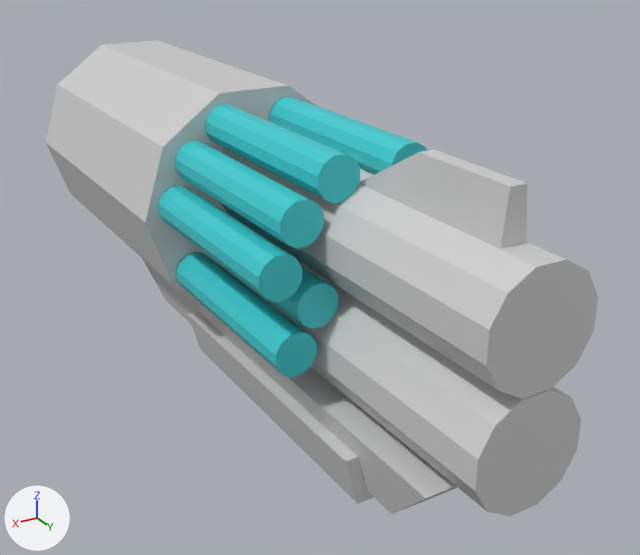
What one commit did to the COLLADA model My Projects/main/game/content/xa/notc/core/shapes/sg1/image/p1/shape.fp.dae.
One viewpoint serves both versions: a camera (50 mm lens) standing at (0.134, 0.538, 0.197) and looking at (-0.026, 0.272, 0.064). Lighting does not change. The marker at lower left points along +X, +Y and +Z.

The scene before the commit, as lines of its bpy script (objects in view):
```python
ob_lod100_c_lod100 = bpy.data.objects.new('LOD100_C_LOD100', me_cylinder_011)
ob_lod100_c_lod100.parent = ob_shape
ob_lod100_c_lod100.location = (-0.141, 5.623, 1.464)
ob_lod100_c_lod100.rotation_euler = (1.571, 1.1, 0.0)  # degrees (90, 63, 0)
ob_lod100_c_lod100.scale = (-0.706, 0.706, 1.35)
ob_lod100_d_lod100 = bpy.data.objects.new('LOD100_D_LOD100', me_cylinder_025)
ob_lod100_d_lod100.parent = ob_shape
ob_lod100_d_lod100.location = (-0.141, 5.388, 1.645)
ob_lod100_d_lod100.rotation_euler = (1.571, 1.1, 0.0)  # degrees (90, 63, 0)
ob_lod100_d_lod100.scale = (-0.706, 0.706, 1.67)
ob_lod100_e_lod100 = bpy.data.objects.new('LOD100_E_LOD100', me_cylinder_031)
ob_lod100_e_lod100.parent = ob_shape
ob_lod100_e_lod100.location = (-0.14, 6.468, 0.505)
ob_lod100_e_lod100.rotation_euler = (-1.571, 1.309, 0.0)  # degrees (-90, 75, 0)
ob_lod100_e_lod100.scale = (0.602, 0.602, -1.09)
ob_lod100_f_lod100 = bpy.data.objects.new('LOD100_F_LOD100', me_cylinder_000)
ob_lod100_f_lod100.parent = ob_shape
ob_lod100_f_lod100.location = (-0.141, 8.1, 1.753)
ob_lod100_f_lod100.rotation_euler = (1.571, 0.0, 0.0)  # degrees (90, 0, 0)
ob_lod100_f_lod100.scale = (-0.389, 0.389, 0.542)
ob_lod100_g_lod100 = bpy.data.objects.new('LOD100_G_LOD100', me_cylinder_005)
ob_lod100_g_lod100.parent = ob_shape
ob_lod100_g_lod100.location = (-0.142, 7.816, 1.958)
ob_lod100_g_lod100.rotation_euler = (-1.571, 1.309, 0.0)  # degrees (-90, 75, 0)
ob_lod100_g_lod100.scale = (0.263, 0.263, -0.366)
# me_cylinder_025
# before: 0 (-0.88, -0.93, -1.91), 1 (-1.38, -1.05, -1.62), 2 (-1.27, -0.16, -1.91) at pixel (425, 498), 3 (-1.66, -0.5, -1.62) at pixel (391, 514), 6 (-1.66, -0.5, -0.83)
# before: 7 (-1.38, -1.05, -0.83), 8 (-0.88, -0.93, -0.83), 9 (-1.27, -0.16, -0.83)
# also in view: 'LOD100_BARRELS_LOD100' at (-0.009, 0.292, 0.096)
```
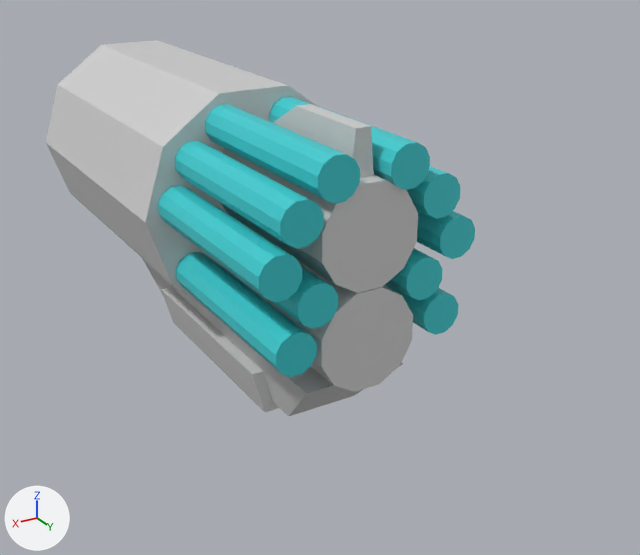
Commit message: Work on p1 SG1 image shapes.

Where the change shows, as pixel boxes [x1, y1, x2, y2] in the pictures (640 x 555 px):
'LOD100_F_LOD100', mesh rescaled (47% narrower, 34% shorter)
    before: [217, 148, 598, 516]
    after: [217, 148, 418, 392]
'LOD100_G_LOD100', moved
    before: [359, 150, 528, 249]
    after: [273, 104, 374, 178]
'LOD100_D_LOD100', reshaped
    before: [142, 258, 458, 514]
    after: [142, 258, 403, 416]
'LOD100_E_LOD100', mesh rescaled, moved
    before: [188, 312, 374, 504]
    after: [161, 287, 279, 412]

The change, as a diff of the scene's bpy script:
```diff
--- a/My Projects/main/game/content/xa/notc/core/shapes/sg1/image/p1/shape.fp.dae.py
+++ b/My Projects/main/game/content/xa/notc/core/shapes/sg1/image/p1/shape.fp.dae.py
@@ me_cylinder_031 @@
 me_cylinder_031.from_pydata(...)  # 8 vertices, 12 faces; spans x -0.39..0.31, y -0.62..0.49, z -1.22..1.22
 # used by ob_lod100_e_lod100; parent = ob_shape; location = (-0.14, 6.468, 0.505); rotation_euler = (-1.571, 1.309, 0.0), in degrees (-90, 75, 0); scale = (0.602, 0.602, -1.09)
+# me_cylinder_031 part 1: the whole mesh is scaled about its middle by (1, 1, 0.726), then moved by (0.0, 0.0, 0.33)
 me_cylinder_031.materials.append(mat_xa_notc_core_shapes_sg1_image_p1_mat1)
@@ me_cylinder_025 @@
 me_cylinder_025.from_pydata(...)  # 12 vertices, 18 faces; spans x -1.66..-0.88, y -1.05..-0.16, z -1.91..1.06
 # used by ob_lod100_d_lod100; parent = ob_shape; location = (-0.141, 5.388, 1.645); rotation_euler = (1.571, 1.1, 0.0), in degrees (90, 63, 0); scale = (-0.706, 0.706, 1.67)
+# me_cylinder_025 part 2
+for i in [*range(6, 10)]: me_cylinder_025.vertices[i].co += Vector((0.0, 0.0, 0.69))
+for i in [*range(0, 4)]: me_cylinder_025.vertices[i].co += Vector((0.0, 0.0, 0.84))
 me_cylinder_025.materials.append(mat_xa_notc_core_shapes_sg1_image_p1_mat1)
@@ me_cylinder_000 @@
 me_cylinder_000.from_pydata(...)  # 52 vertices, 96 faces; spans x -0.72..0.71, y -2.47..0.39, z -1.59..4.61
 # used by ob_lod100_f_lod100; parent = ob_shape; location = (-0.141, 8.1, 1.753); rotation_euler = (1.571, 0.0, 0.0), in degrees (90, 0, 0); scale = (-0.389, 0.389, 0.542)
+# me_cylinder_000 part 3: the whole mesh is scaled about its middle by (1, 1, 0.515), then moved by (0.0, 0.0, 1.5)
 me_cylinder_000.materials.append(mat_xa_notc_core_shapes_sg1_image_p1_mat1)
@@ ob_lod100_e_lod100 @@
 ob_lod100_e_lod100.parent = ob_shape
-ob_lod100_e_lod100.location = (-0.14, 6.468, 0.505)
+ob_lod100_e_lod100.location = (-0.14, 5.823, 0.505)
 ob_lod100_e_lod100.rotation_euler = (-1.571, 1.309, 0.0)  # degrees (-90, 75, 0)
@@ ob_lod100_g_lod100 @@
 ob_lod100_g_lod100.parent = ob_shape
-ob_lod100_g_lod100.location = (-0.142, 7.816, 1.958)
+ob_lod100_g_lod100.location = (-0.142, 6.349, 1.958)
 ob_lod100_g_lod100.rotation_euler = (-1.571, 1.309, 0.0)  # degrees (-90, 75, 0)
```
